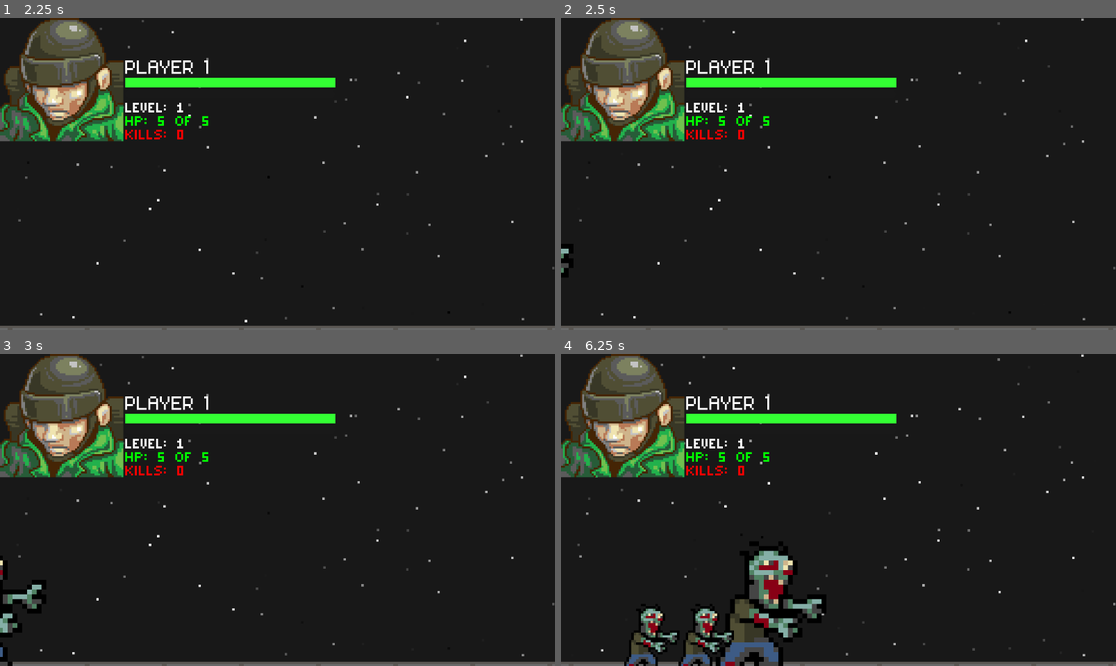
Above: before the commit, frames 1-4 (two rows, left to right).
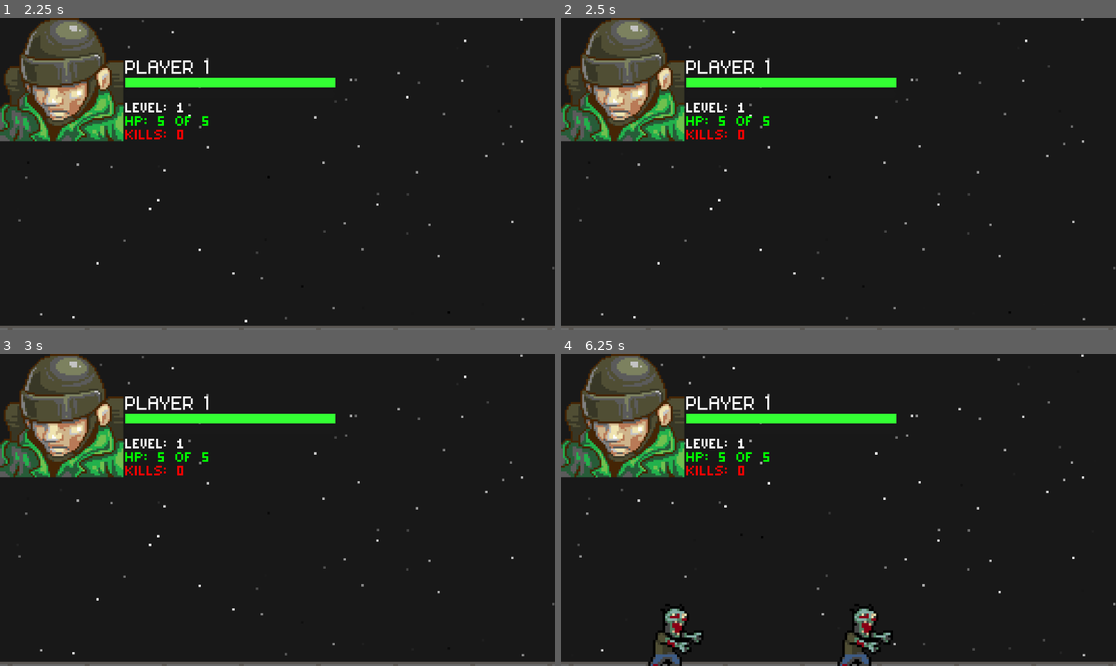
Above: after the commit, the same moments.

Repository: Tekknobot/ZombieSlug
Game: Godot game, scene res://Scenes/Main.tscn
Same seed, same stepped clock (60 frames per second), same inputs: the game is played once before the commit and once after it.
Inputs:
- Up to frame 1 (2.25 s): hold Right (ui_right) 0.53-2.03 s; tap Enter at 1.25 s; tap Space at 2 s; hold Left (ui_left) from 2.03 s (still down)
- Up to frame 2 (2.5 s): keep holding Left (ui_left)
- Up to frame 3 (3 s): release Left (ui_left) at 2.78 s; hold Right (ui_right) from 2.78 s (still down)
- Up to frame 4 (6.25 s): release Right (ui_right) at 4.28 s; hold Left (ui_left) 4.28-5.03 s; hold Right (ui_right) 5.03-5.78 s; hold Left (ui_left) from 5.78 s (still down)

Frame 1 is identical in both runs. In frame 2, less than 0.1% of the frame differs, in the area x 0-2%, y 73-82%; in frame 3, 0.4%; in frame 4, 5.5%, in the area x 11-60%, y 63-100%.

Commit message:
Day over push.

Diff:
--- a/Scenes/Main.tscn
+++ b/Scenes/Main.tscn
@@ -863,6 +863,4 @@
 [node name="AudioStreamPlayer2D" type="AudioStreamPlayer2D" parent="."]
 stream = ExtResource("13_uw5wu")
 autoplay = true
-
-[node name="ZombieXL" parent="." instance=ExtResource("6_l3jnr")]
-position = Vector2(-212, 0)
+parameters/looping = true
--- a/Scenes/Sprites/zombie_xl.tscn
+++ b/Scenes/Sprites/zombie_xl.tscn
@@ -188,7 +188,7 @@
 
 [node name="Zombie" type="CharacterBody2D" groups=["Zombie"]]
 script = ExtResource("1_roq74")
-max_health = 3
+max_health = 15
 
 [node name="AnimatedSprite2D" type="AnimatedSprite2D" parent="."]
 scale = Vector2(2, 2)
